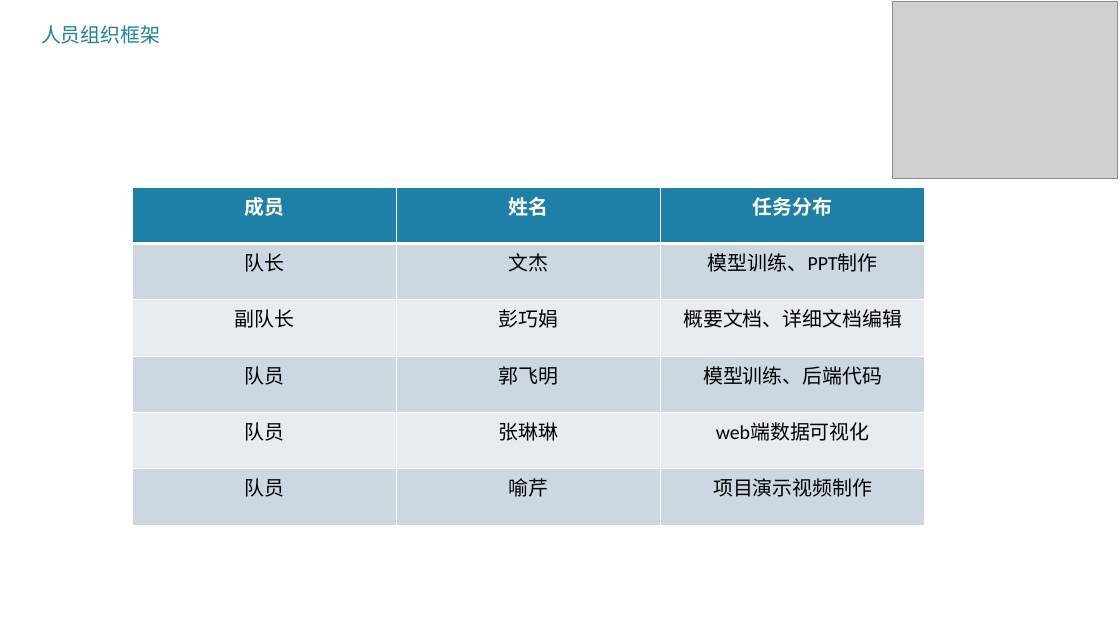
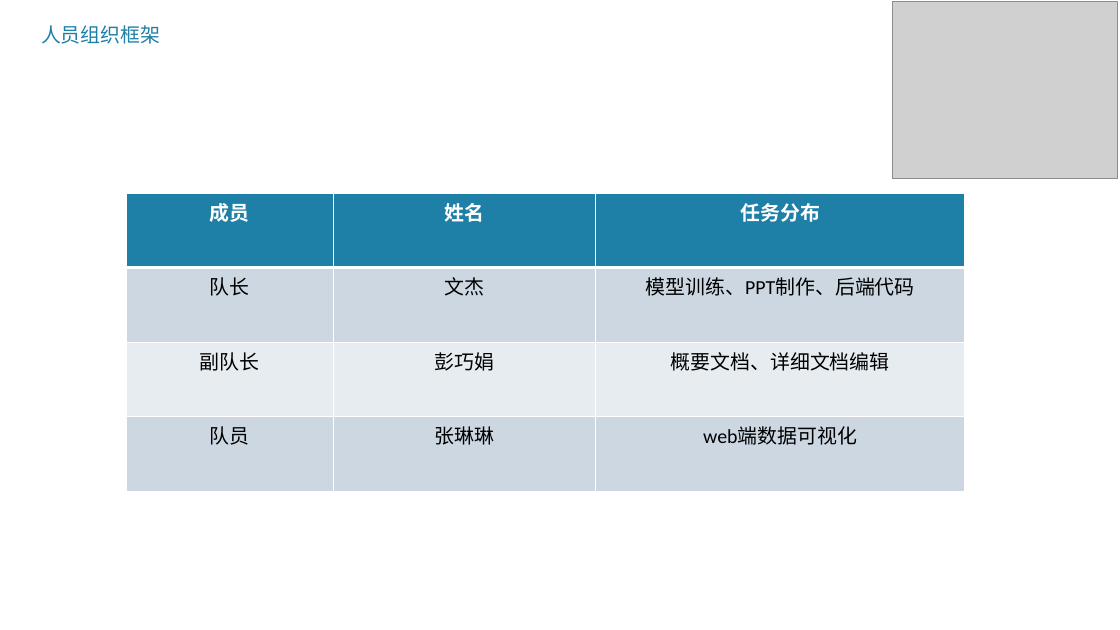
Before and after one commit to jwen-wj/Service-outsourcing, a slide deck: slide 2 of A类-1801047-TempName-2018网络零售平台商品分类项目文件包/A类-1801047-TempName-2018网络零售平台商品分类项目简介PPT.pptx. Drawn at 1120x630 pixels with LibreOffice and Linux fonts; fonts in the diff are those of the drawing; grey boxes stand for pictures. Boxes give left, top, right and bottom in pixels: in the first picture for what was removed or moved away, otherwise in the second. Text is boxed around its words. In the diff, an @@ line names an element or a change of style, - is before the commit and + after.

```diff
--- a/A类-1801047-TempName-2018网络零售平台商品分类项目文件包/A类-1801047-TempName-2018网络零售平台商品分类项目简介PPT.pptx
+++ b/A类-1801047-TempName-2018网络零售平台商品分类项目文件包/A类-1801047-TempName-2018网络零售平台商品分类项目简介PPT.pptx
@@ table at (127, 194, 965, 491) @@
-row 2, column 3: 模型训练、PPT制作
+row 2, column 3: 模型训练、PPT制作、后端代码
-row 4: 队员 | 郭飞明 | 模型训练、后端代码
-row 6: 队员 | 喻芹 | 项目演示视频制作
@@ table: place and size @@
-table at (133, 187, 926, 526)
+table at (127, 194, 965, 491)
```
Also in this commit, not shown: 1 other slide changed, 3 slides added, 5 other files.
